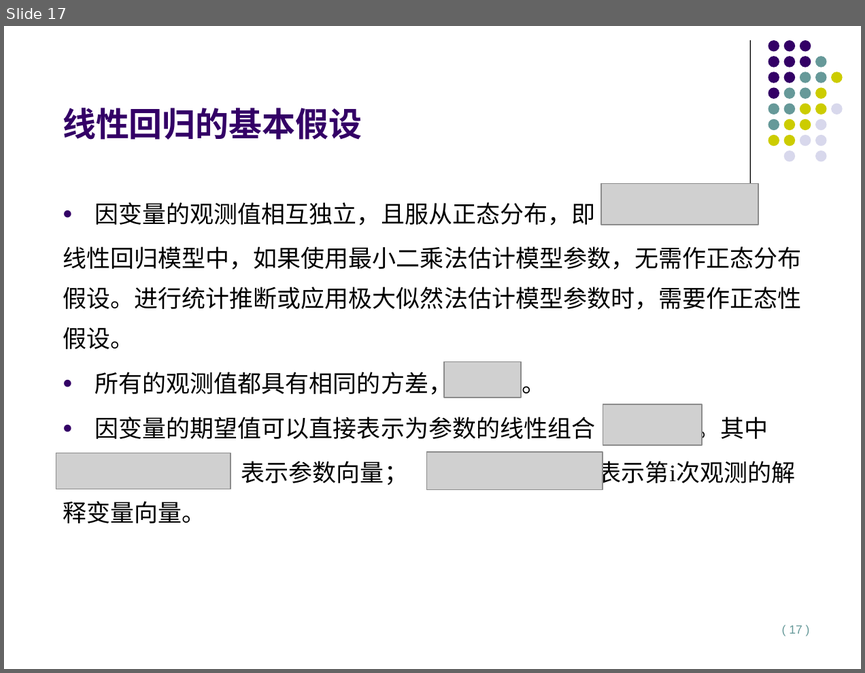
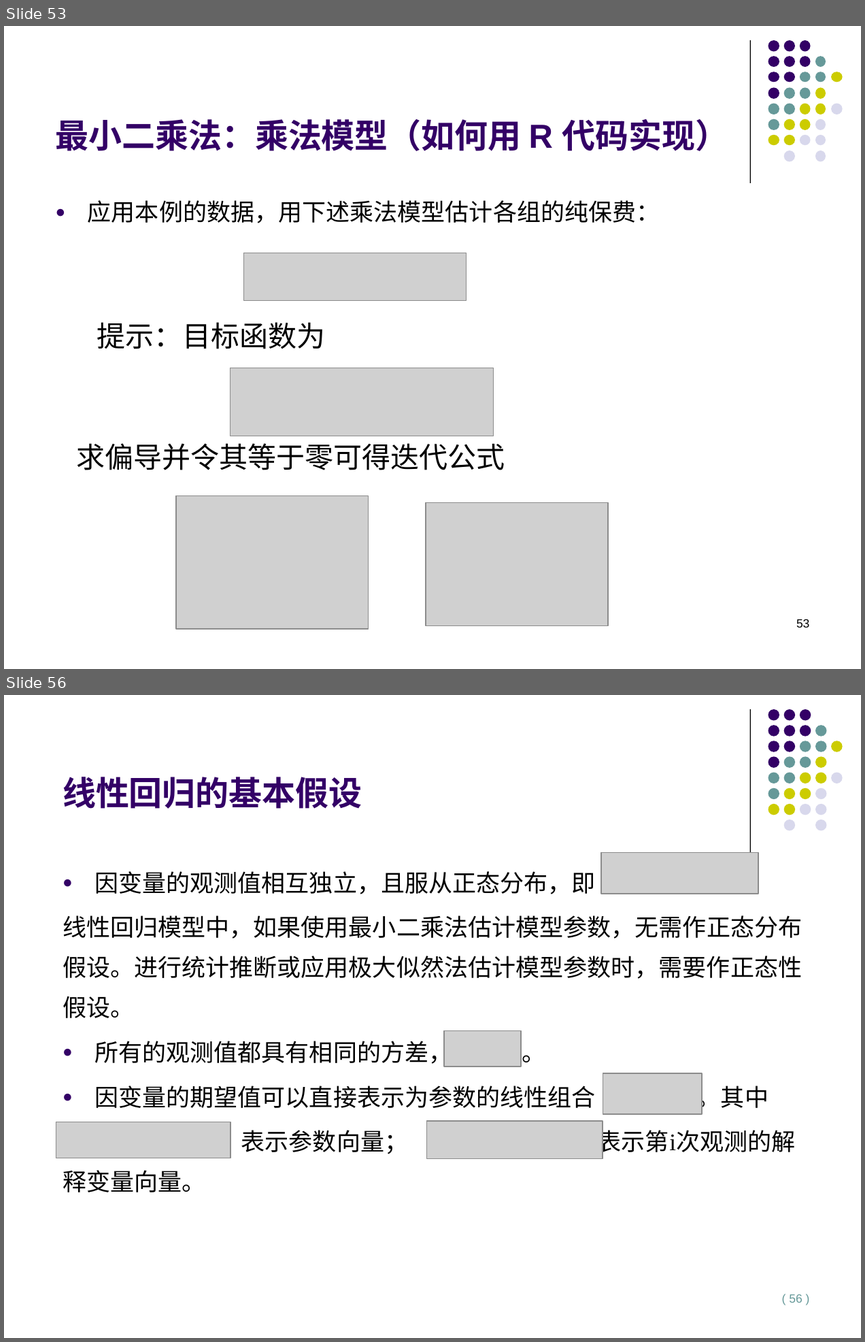
Before and after one commit to lizhengxiao/Non-life-Insurance-Actuarial-Science, a slide deck: Lectures/7 - Classification Rating and Generalized Linear Models.pptx. Shown one above the other, each under a label of ours: slide 17 before the commit, slides 53 and 56 after it; the slides between them are not shown. The pictures are 865x673 and 865x1342 pixels, drawn with LibreOffice and Linux fonts; fonts in the diff are those of the drawing; grey boxes stand for pictures. Boxes give left, top, right and bottom in pixels: in the first picture for what was removed or moved away, otherwise in the second. Text is boxed around its words. In the diff, an @@ line names an element or a change of style, - is before the commit and + after.

```diff
--- a/Lectures/7 - Classification Rating and Generalized Linear Models.pptx
+++ b/Lectures/7 - Classification Rating and Generalized Linear Models.pptx
@@ slide 53 added at <box>4,26,861,669</box>, background #FFFFFF; not listed: 13 template elements that a slide beside it also shows @@
@@ title added at <box>56,119,729,151</box>, 28 pt, text #330066, bold @@
+最小二乘法：乘法模型（如何用 R 代码实现）
@@ group added at <box>768,40,842,161</box>: 19 ellipses @@
@@ text added at <box>88,200,660,223</box>, 20 pt, text #000000 @@
+● 应用本例的数据，用下述乘法模型估计各组的纯保费：
@@ picture added at <box>244,253,466,300</box> @@
@@ text added at <box>96,322,325,349</box>, 24 pt, text #000000 @@
+提示：目标函数为
@@ picture added at <box>230,368,493,437</box> @@
@@ text added at <box>77,443,505,470</box>, 24 pt, text #000000 @@
+求偏导并令其等于零可得迭代公式
@@ picture added at <box>176,495,368,628</box> @@
@@ picture added at <box>426,503,608,626</box> @@
@@ page number added at <box>796,618,809,627</box>, 10 pt, text #000000 @@
+53
@@ what was slide 17 is now slide 56 @@
@@ page number at <box>789,1294,802,1302</box>: text changed @@
-( 17 )
+( 56 )
```
Also in this commit, not shown: 7 slides changed, 38 other slides added, 2 other files.
